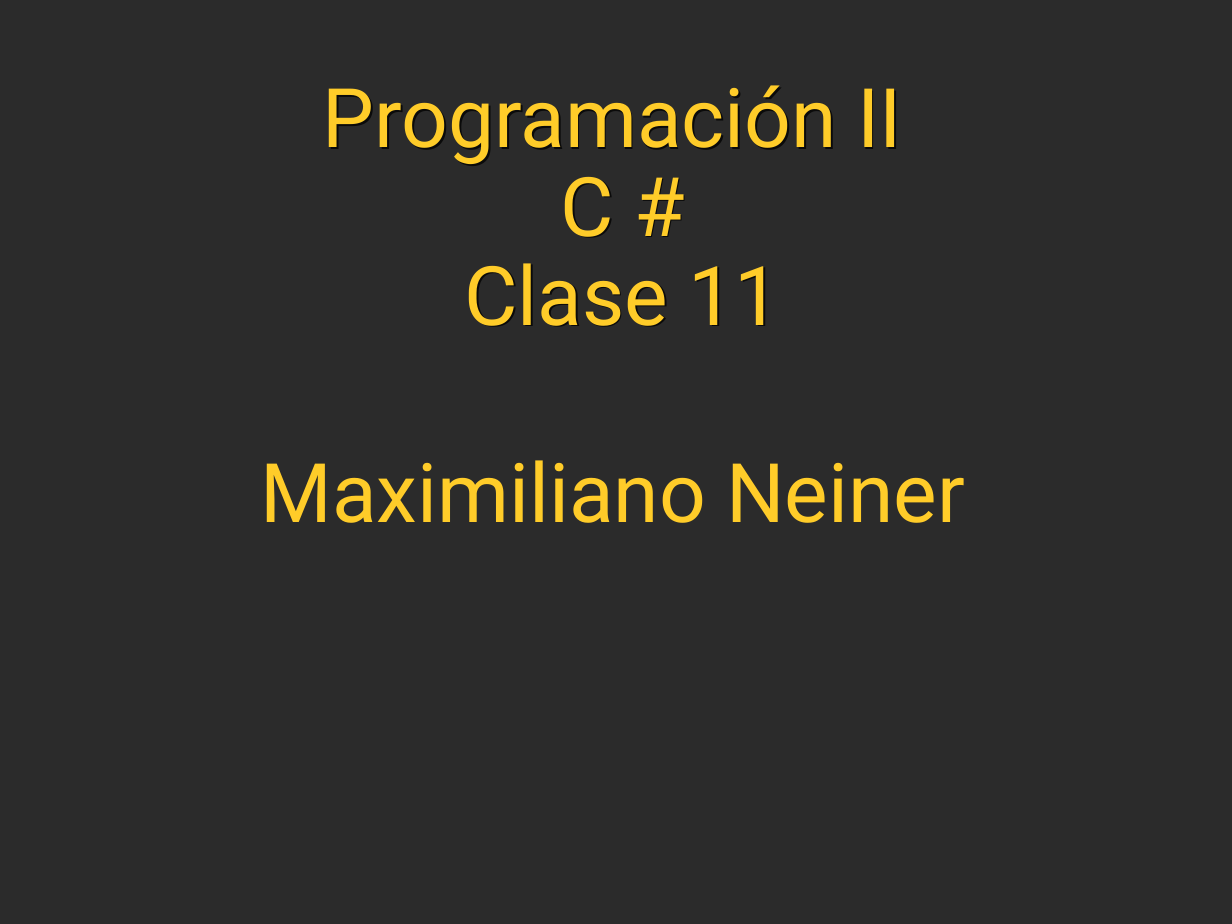
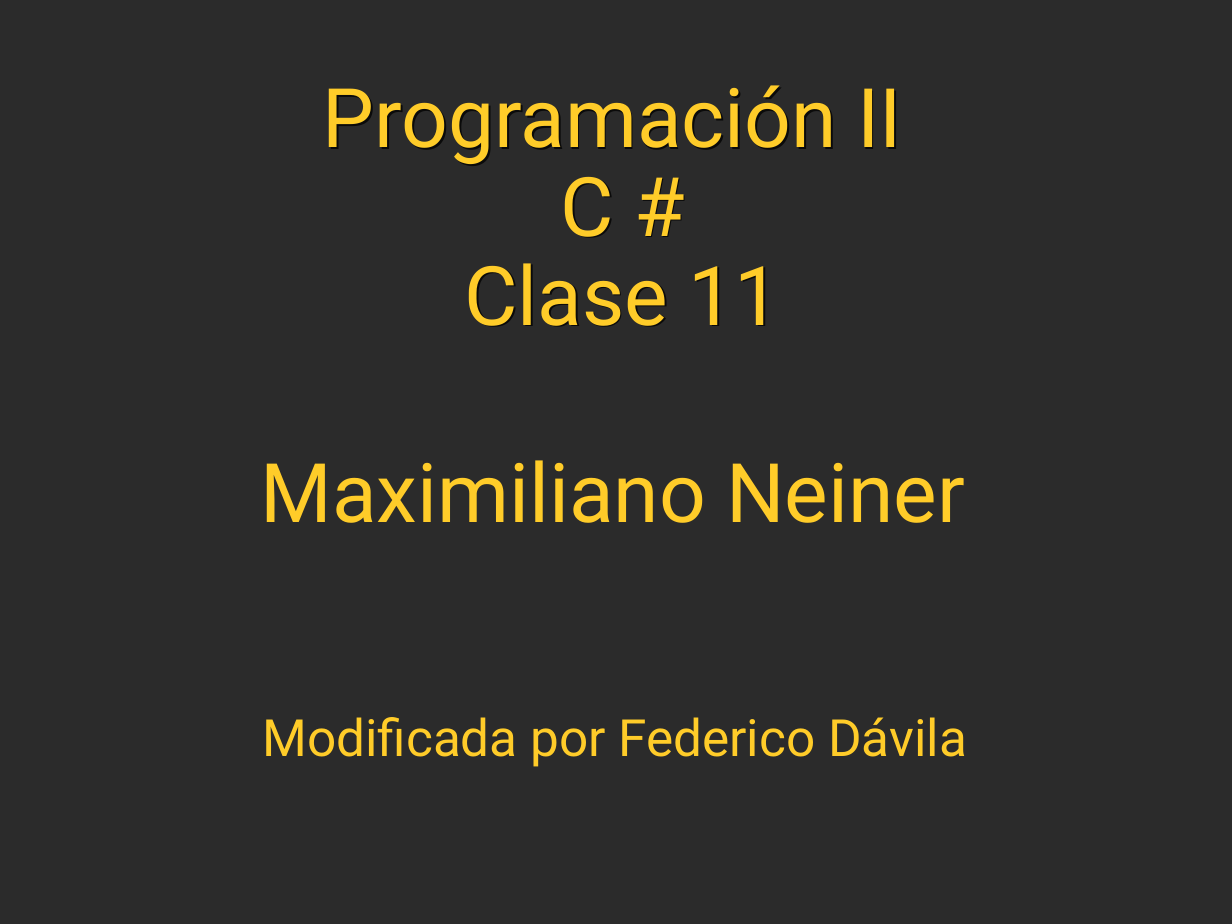
Before and after one commit to FedeDavila1984/utn_prog_y_lab_II, a slide deck: slide 1 of PPTs/ProgramacionII_Clase_15-2017.ppt. Drawn at 1232x924 pixels with LibreOffice and Linux fonts; fonts in the diff are those of the drawing; background and template pictures are left out; a plain dark background stands for a picture behind light text. Boxes give left, top, right and bottom in pixels: in the first picture for what was removed or moved away, otherwise in the second. Text is boxed around its words. In the diff, an @@ line names an element or a change of style, - is before the commit and + after.

```diff
--- a/PPTs/ProgramacionII_Clase_15-2017.ppt
+++ b/PPTs/ProgramacionII_Clase_15-2017.ppt
@@ text added at (262,717,967,767), 30 pt, text #FFCC29 @@
+Modificada por Federico Dávila
```
Also in this commit, not shown: 52 other files.
